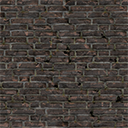
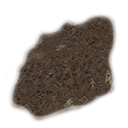
Layers edited between the first and the second (128, 128) image:
added group "Decals" with 7 layers above "SewerBricks" over [0, 0, 128, 128]
added group "Mud" with 1 layers in group "Decals" over [0, 0, 128, 128]
added layer "ground_0034_ao_1k" in group "Mud" over [0, 0, 128, 128]
hid group "SewerBricks" (1 layers) over [0, 0, 128, 128]